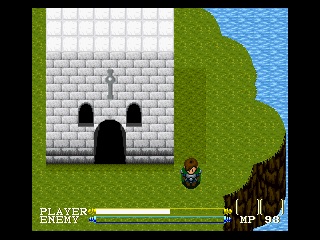
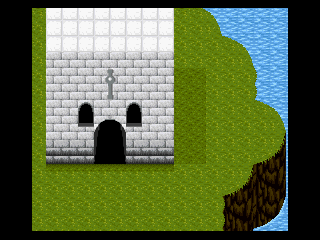
Layers edited between the first and the second w=320, h=240 image:
added layer "Layer 5" above "Layer 4" over left=40, top=158, right=284, bottom=223
